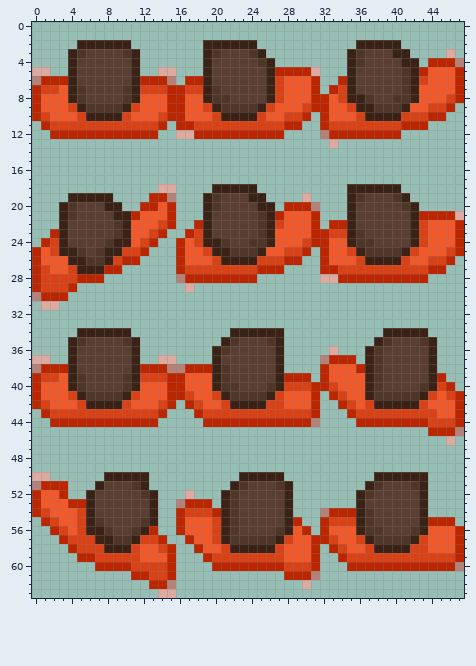
Edited in one commit: pixel-art sprite (Super2DGameYo/res/tex/player_spritesheet.png). The picture above is the old version.
The file is 48x64 pixels.
The same view after the edit:
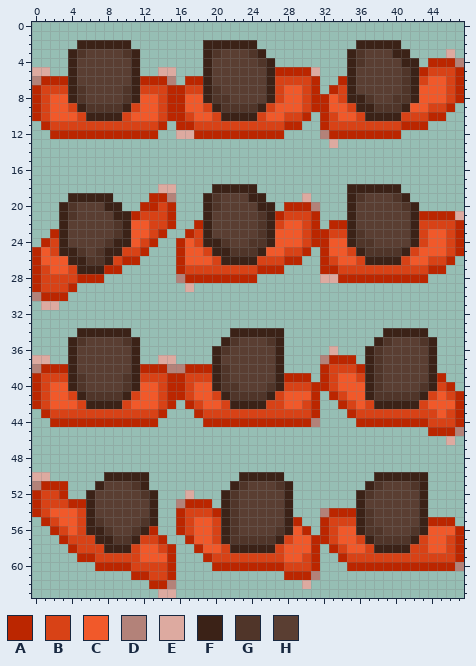
Palette (. is transparent): A #bb2600  B #d84216  C #f1592a  D #b38279  E #ddaaa0  F #3b2217  G #503529  H #5a3e32
The edit:
@@ x 0..47 @@
  4 ....FHHHHHHF.......FHHHHHGF........FGHHHHFF.AAAD
- 5 EE..FHHHHHHF..EE...FHHHHHHFAAAAE...FHHHHHGFACCCA
- 6 DAAAFHHHHHHFAAAD.AAFHHHHHHFBCCCA..AFHHHHHGFBCCCA
- 7 ABBCFGHHHHGFBBBAABBFGHHHHHFBCCCA.ABFHHHHHGFCCCCA
- 8 ACCCFGHHHHGFCCCAACCFGGHHHHFBCCCAACBFFGHHGGFCCCBA
- 9 ACCCBFGGGGFBCCCAACCBFGGGGFBCCCBAACCBFFGGGFCCBBA.
-10 ABCCCBFFFFBCCCBAACCCBFFFFBCCBBA.ACCCBFFFFBBBAA..
+ 5 EE..FHHHHHHF..EE...FHHHHHHFAAAAE...FHHHHHGFABBBA
+ 6 DAAAFHHHHHHFAAAD.AAFHHHHHHFBBBBA..AFHHHHHGFBCCBA
+ 7 ABBBFGHHHHGFBBBAABBFGHHHHHFBCCBA.ABFHHHHHGFCCCBA
+ 8 ABCCFGHHHHGFCCBAACCFGGHHHHFBCCBAACBFFGHHGGFCCCBA
+ 9 ABCCBFGGGGFBCCBAACCBFGGGGFBCCCBAACCBFFGGGFCCBBA.
+10 ABCCCBFFFFBCCCBAABCCBFFFFBCCBBA.ABCCBFFFFBBBAA..
 11 .ABBBBBBBBBBBBA.AABBBBBBBBBBAA..ABBBBBBBBAAA....
@@ x 0..47 @@
 19 ....FFFFF....AAD...FGHHHFF....E....FGHHHGF......
-20 ...FGHHHFF..AACA...FGHHHHFF.AAAD...FHHHHHGF.....
-21 ...FGHHHHFFACCCA...FHHHHHGFACCCA...FHHHHHHFAAAAE
-22 ...FHHHHHGFCCCBA..AFHHHHHGFBCCCA.AAFHHHHHHFBCCCA
-23 ..AFHHHHHGFCCBA..ABFHHHHHGFCCCCAABBFGHHHHHFBCCCA
-24 .ABFHHHHGFFCBA..ACBFFGHHGGFCCCBAACCFGGHHHHFBCCCA
+20 ...FGHHHFF..AABA...FGHHHHFF.AAAD...FHHHHHGF.....
+21 ...FGHHHHFFABBBA...FHHHHHGFABBBA...FHHHHHHFAAAAE
+22 ...FHHHHHGFCCBBA..AFHHHHHGFBCCBA.AAFHHHHHHFBBBBA
+23 ..AFHHHHHGFCCBA..ABFHHHHHGFCCCBAABBFGHHHHHFBCCBA
+24 .ABFHHHHGFFCBA..ACBFFGHHGGFCCCBAACCFGGHHHHFBCCBA
 25 ACBFFGHGFFBBA...ACCBFFGGGFCCBBA.ACCBFGGGGFBCCCBA
-26 ACCCFFGGFBAA....ACCCBFFFFBBBAA..ACCCBFFFFBCCBBA.
+26 ACCCFFGGFBAA....ACCCBFFFFBBBAA..ABCCBFFFFBCCBBA.
 27 ABCCBFFFAA......ABBBBBBBBAAA....AABBBBBBBBBBAA..
@@ x 0..47 @@
 37 EE..FHHHHHHF..EE....FHHHHHHF....DAAA.FGHHHHHF...
-38 DAAAFHHHHHHFAAADDAAAFGHHHHHF....ACCCAFGHHHHHF...
-39 ABBCFGHHHHGFBBBAACCCFGHHHHHFAAA.ACCCCFGHHHHHFA..
-40 ACCCFGHHHHGFCCCAACCCFGGHHHGFBBBAABCCCFGHHHHGFBA.
-41 ACCCBFGGGGFBCCCAABCCBFGGGGFBCCCA.ABCCFGGGGGFBCBA
-42 ABCCCBFFFFBCCCBA.ABCCBFFFFBBCCCA..ABCBFFFFFBCCCA
-43 .ABBBBBBBBBBBBA...ABBBBBBBBBBBBA...ABBBBBBBBBCCA
+38 DAAAFHHHHHHFAAADDAAAFGHHHHHF....ABBBAFGHHHHHF...
+39 ABBBFGHHHHGFBBBAABBBFGHHHHHFAAA.ABCCBFGHHHHHFA..
+40 ABCCFGHHHHGFCCBAABCCFGGHHHGFBBBAABCCCFGHHHHGFBA.
+41 ABCCBFGGGGFBCCBAABCCBFGGGGFBCCCA.ABCCFGGGGGFBCBA
+42 ABCCCBFFFFBCCCBA.ABCCBFFFFBBCCBA..ABCBFFFFFBCCCA
+43 .ABBBBBBBBBBBBA...ABBBBBBBBBBBBA...ABBBBBBBBBCBA
 44 ..AAAAAAAAAAAA.....AAAAAAAAAAAAD....AAAAAAAABBBA
@@ x 0..47 @@
 51 DAAA...FHHHGF.........FGHHHGF........FGHHHGF....
-52 ACCA..FHHHHHGF...E...FGHHHHHF.......FGHHHHHF....
-53 ACCCAAFHHHHHHF..DAAA.FGHHHHHF.......FHHHHHHF....
+52 ABBA..FHHHHHGF...E...FGHHHHHF.......FGHHHHHF....
+53 ABBBAAFHHHHHHF..DAAA.FGHHHHHF.......FHHHHHHF....
 54 ABCCCBFHHHHHHF..ABBBAFGHHHHHF...DAAAFGHHHHHF....
-55 .ABCCBFGHHHHGF..ACCCBFGHHHHHFA..ABBBFGHHHHHFAAA.
-56 ..ABCBFFGHHGFA..ACCCBFGHHHHGFCA.ACCCFGGHHHGFCCCA
-57 ...ABBBFFGGFBBA..ACCBFGGGGGFBCCAABCCBFGGGGFBCCCA
-58 ....ABBBFFFBCCBA..ACCBFFFFFBCCCA.ABCCBFFFFBBCCCA
-59 .....AABBBBBCCCA...ABBBBBBBBCCCA..ABBBBBBBBBBBBA
+55 .ABCCBFGHHHHGF..ABCCBFGHHHHHFA..ABBBFGHHHHHFAAA.
+56 ..ABCBFFGHHGFA..ABCCBFGHHHHGFCA.ABCCFGGHHHGFCCCA
+57 ...ABBBFFGGFBBA..ACCBFGGGGGFBCCAABCCBFGGGGFBCCBA
+58 ....ABBBFFFBCCBA..ACCBFFFFFBCCCA.ABCCBFFFFBBCCBA
+59 .....AABBBBBCCCA...ABBBBBBBBCCBA..ABBBBBBBBBBBBA
 60 .......AAAABBBBA....AAAAAAAABBBA...AAAAAAAAAAAAD
